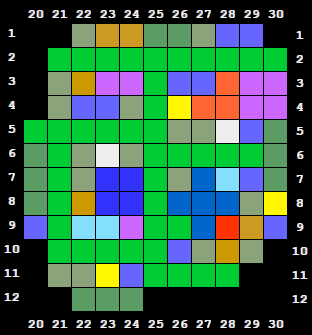
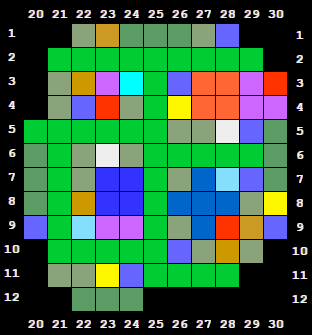
Revision of a layered 312x335 image; what changed, layer by layer:
painted on "Background" over left=96, top=24, right=287, bottom=239
